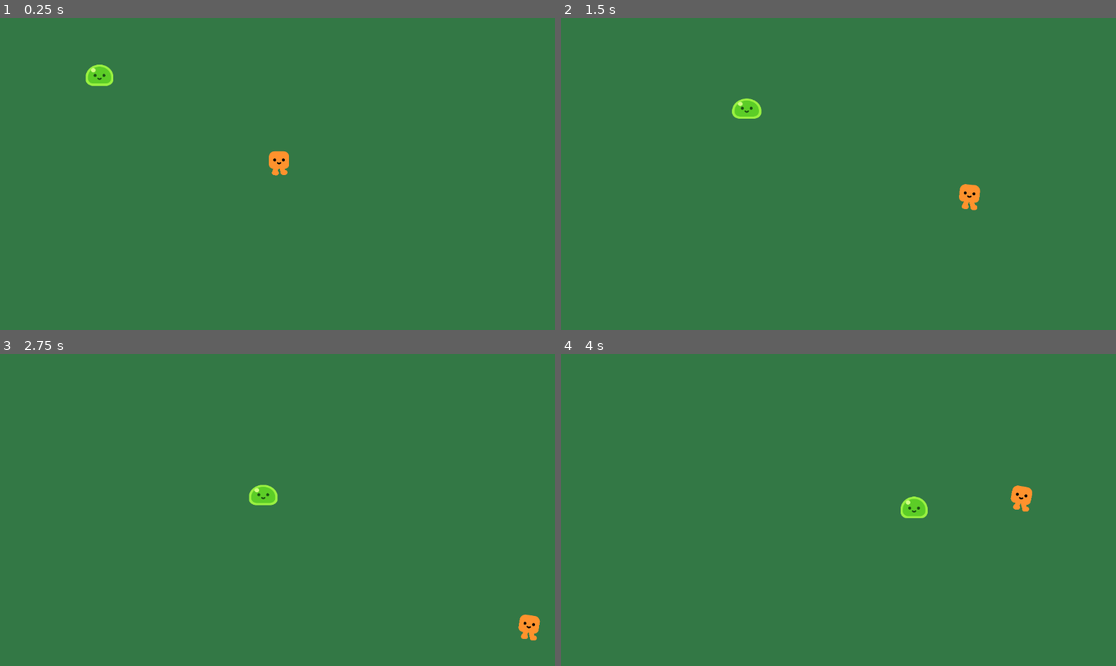
Above: before the commit, frames 1-4 (two rows, left to right).
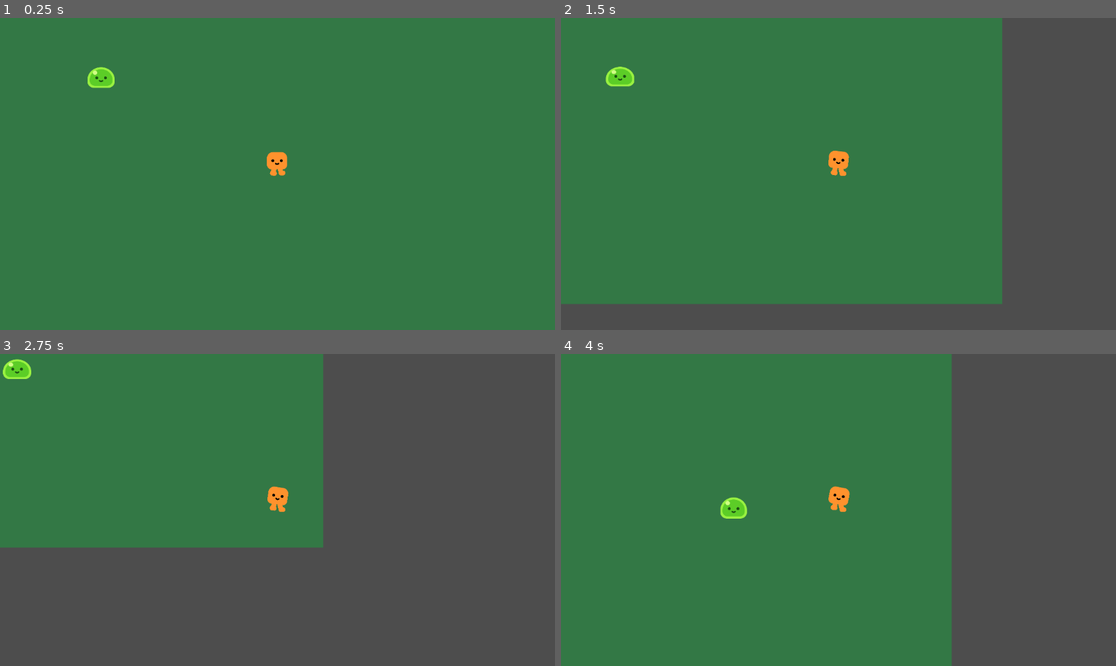
Above: after the commit, the same moments.

Repository: Nalmeder/idleshmup
Game: Godot game, scene res://idleschmup_game.tscn
Same seed, same stepped clock (60 frames per second), same inputs: the game is played once before the commit and once after it.
Inputs:
- Up to frame 1 (0.25 s): no input
- Up to frame 2 (1.5 s): hold Right (right) 0.53-1.28 s; hold Down (down) from 1.28 s (still down)
- Up to frame 3 (2.75 s): release Down (down) at 2.03 s; hold Right (right) from 2.03 s (still down)
- Up to frame 4 (4 s): release Right (right) at 2.78 s; hold Up (up) 2.78-3.53 s; hold Left (left) from 3.53 s (still down)

The runs differ from the first frame. In frame 1, 0.3% of the frame differs, in the area x 15-53%, y 14-51%; in frame 2, 28%; in frame 3, 65%, in the area x 0-100%, y 0-100%; in frame 4, 30%.

Commit message:
added damage and death to enemies, beginning composition architecture

Diff:
--- a/Attacks/bullet.gd
+++ b/Attacks/bullet.gd
@@ -14,3 +14,5 @@
 
 func _on_body_entered(body):
 	queue_free()
+	if body.has_node("damage_component"):
+		body.get_node("damage_component").apply_damage(1)
--- a/Player.tscn
+++ b/Player.tscn
@@ -12,6 +12,9 @@
 
 [node name="HappyBoo" parent="." instance=ExtResource("2_bikoa")]
 
-[node name="CollisionShape2D" type="CollisionShape2D" parent="."]
+[node name="Hitbox" type="CollisionShape2D" parent="."]
 position = Vector2(-1, -45)
 shape = SubResource("CapsuleShape2D_pv5bv")
+
+[node name="Camera2D" type="Camera2D" parent="."]
+zoom = Vector2(0.5, 0.5)
--- a/attack_range.gd
+++ b/attack_range.gd
@@ -17,6 +17,7 @@
 	get_tree().current_scene.add_child(new_bullet)        # create instance of projectile on node
 	$Timer.start()
 
+
 func orient_bullet(bullet, body):
 	var direction = global_position.direction_to(body.global_position)
 	bullet.rotation = direction.angle()
--- /dev/null
+++ b/components/damage_component.tscn
@@ -0,0 +1,6 @@
+[gd_scene load_steps=2 format=3 uid="uid://dddqyntjff3cp"]
+
+[ext_resource type="Script" path="res://take_damage.gd" id="1_2dedk"]
+
+[node name="damage_component" type="Node2D"]
+script = ExtResource("1_2dedk")
--- /dev/null
+++ b/components/health_component.tscn
@@ -0,0 +1,6 @@
+[gd_scene load_steps=2 format=3 uid="uid://cuhrf53bsvtu3"]
+
+[ext_resource type="Script" path="res://health_component.gd" id="1_rafao"]
+
+[node name="health_component" type="Node2D"]
+script = ExtResource("1_rafao")
--- /dev/null
+++ b/health_component.gd
@@ -0,0 +1,17 @@
+extends Node2D
+
+@export var max_health: int = 3  # default value
+var current_health: int          # prototype value
+
+func _ready():
+	current_health = max_health  # Initialize health
+
+func reduce_health(amount):
+	current_health -= amount
+	print("Health reduced by ", amount, ". Current health: ", current_health)
+
+	if current_health <= 0:
+		die()
+
+func die():
+	get_parent().queue_free()    # Destroy the parent
--- a/idleschmup_game.tscn
+++ b/idleschmup_game.tscn
@@ -25,16 +25,12 @@
 script = ExtResource("2_17nf2")
 
 [node name="CollisionShape2D" type="CollisionShape2D" parent="Player/attack_range"]
-scale = Vector2(30, 30)
+scale = Vector2(40, 40)
 shape = SubResource("CircleShape2D_c10p2")
 
 [node name="Timer" type="Timer" parent="Player/attack_range"]
 wait_time = 0.75
 
-[node name="Camera2D" type="Camera2D" parent="."]
-position = Vector2(1137, 629)
-zoom = Vector2(0.51, 0.51)
-
 [node name="mob_slime" parent="." instance=ExtResource("2_m4g0g")]
 position = Vector2(345, 245)
 collision_layer = 2
--- a/mob_slime.tscn
+++ b/mob_slime.tscn
@@ -1,7 +1,9 @@
-[gd_scene load_steps=4 format=3 uid="uid://5bgiub0jk47p"]
+[gd_scene load_steps=6 format=3 uid="uid://5bgiub0jk47p"]
 
 [ext_resource type="PackedScene" uid="uid://ogik4s70pgwl" path="res://characters/slime/slime.tscn" id="1_7gd02"]
 [ext_resource type="Script" path="res://mob_slime.gd" id="1_ijr44"]
+[ext_resource type="PackedScene" uid="uid://dddqyntjff3cp" path="res://components/damage_component.tscn" id="3_ps8hm"]
+[ext_resource type="PackedScene" uid="uid://cuhrf53bsvtu3" path="res://components/health_component.tscn" id="4_7nwmv"]
 
 [sub_resource type="CapsuleShape2D" id="CapsuleShape2D_d6ntg"]
 radius = 43.0
@@ -13,8 +15,19 @@
 
 [node name="Slime" parent="." instance=ExtResource("1_7gd02")]
 
-[node name="CollisionShape2D" type="CollisionShape2D" parent="."]
+[node name="HitBox" type="CollisionShape2D" parent="."]
 position = Vector2(0.02, -32.945)
 rotation = 1.5708
 scale = Vector2(0.95, 0.95)
 shape = SubResource("CapsuleShape2D_d6ntg")
+
+[node name="Hurtbox" type="CollisionShape2D" parent="."]
+position = Vector2(0.02, -32.945)
+rotation = 1.5708
+scale = Vector2(0.75, 0.75)
+shape = SubResource("CapsuleShape2D_d6ntg")
+debug_color = Color(0.988235, 0, 0.313726, 0.419608)
+
+[node name="damage_component" parent="." instance=ExtResource("3_ps8hm")]
+
+[node name="health_component" parent="." instance=ExtResource("4_7nwmv")]
--- /dev/null
+++ b/take_damage.gd
@@ -0,0 +1,9 @@
+extends Node2D
+
+
+func apply_damage(amount):
+	if get_parent().has_node("health_component"):
+		var health_component = get_parent().get_node("health_component")
+		health_component.reduce_health(amount)
+	else:
+		print("No health component found!")
